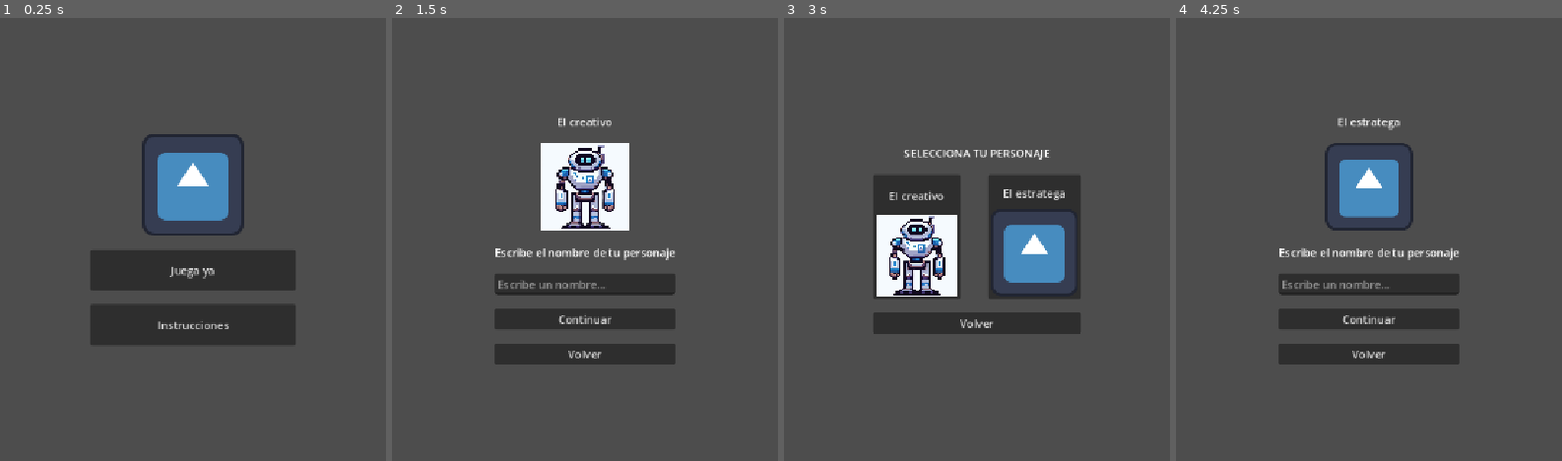
Above: before the commit, frames 1-4 (left to right).
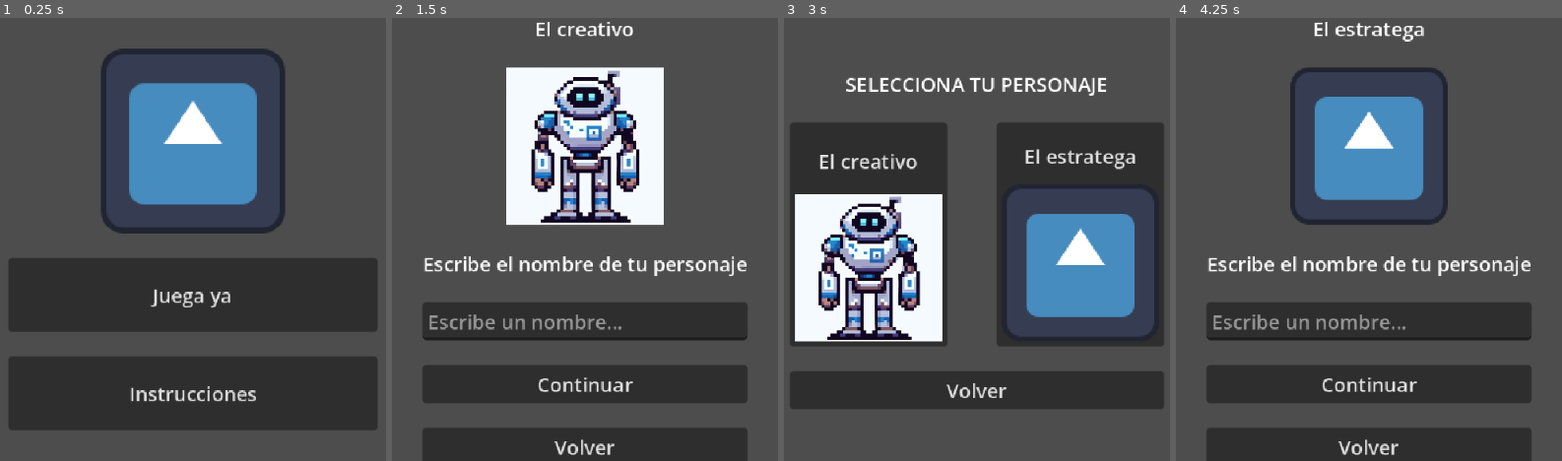
Above: after the commit, the same moments.

Repository: Laura26cal/UNlema
Game: Godot game, scene res://Scenes/main_menu.tscn
Same seed, same stepped clock (60 frames per second), same inputs: the game is played once before the commit and once after it. The engine's default icon, where the game draws it, is replaced by a stand-in: a white triangle on a blue panel in a dark square.
Inputs:
- Up to frame 1 (0.25 s): no input
- Up to frame 2 (1.5 s): click "Juega ya" at 0.5 s; click "El creativo" at 1.25 s
- Up to frame 3 (3 s): click "Continuar" at 2 s; click "Volver" at 2.75 s
- Up to frame 4 (4.25 s): click "El estratega" at 3.5 s

The runs differ from the first frame. In frame 1, 37% of the frame differs, in the area x 2-98%, y 6-93%; in frame 2, 38%; in frame 3, 46%, in the area x 1-99%, y 13-89%; in frame 4, 33%.

Commit message:
feat: conexión de animaciones del personaje
Conexión de las animaciones de Sherlock y configuración de la pantalla del proyecto.

Diff:
--- a/Scenes/Prueba.tscn
+++ b/Scenes/Prueba.tscn
@@ -42,13 +42,15 @@
 sources/4 = SubResource("TileSetAtlasSource_ckhxu")
 
 [node name="Prueba" type="Node2D" unique_id=363228480]
-scale = Vector2(2.5, 2.5)
 
 [node name="spawn" type="Marker2D" parent="." unique_id=799153419]
 position = Vector2(269, 166.5)
 
 [node name="Player" parent="." unique_id=2048675681 instance=ExtResource("1_bj1il")]
 position = Vector2(242, 190)
+
+[node name="Camera2D" type="Camera2D" parent="Player" unique_id=662076008]
+zoom = Vector2(2, 2)
 
 [node name="Libreta" parent="." unique_id=1231893705 instance=ExtResource("2_8qtaw")]
 visible = false
--- a/Scenes/player.tscn
+++ b/Scenes/player.tscn
@@ -1,106 +1,180 @@
 [gd_scene format=3 uid="uid://bfusjjvmogk41"]
 
 [ext_resource type="Script" uid="uid://dmvpu4uknhy0v" path="res://Scripts/player.gd" id="1_cvnsp"]
-[ext_resource type="Texture2D" uid="uid://bfpl77j3n7das" path="res://sherlock.png" id="2_3smsa"]
-[ext_resource type="Texture2D" uid="uid://broci3hfjmsih" path="res://Assets/player/npcEspecial.png" id="2_6t5aa"]
+[ext_resource type="Texture2D" uid="uid://de33pshltc436" path="res://Resources/Jugador/sherlock.png" id="2_x3wgy"]
 [ext_resource type="Script" uid="uid://ba8d6j3qlu5dx" path="res://Scripts/state_machine.gd" id="3_6t5aa"]
-[ext_resource type="Texture2D" uid="uid://b8kdymtqgrrjf" path="res://sherlock1.png" id="4_f1ek2"]
 [ext_resource type="Script" uid="uid://b4ie6dka3o4sy" path="res://Scripts/idle.gd" id="4_vgqql"]
 [ext_resource type="Script" uid="uid://bnw7wbccsq8pl" path="res://Scripts/walk.gd" id="5_fkybt"]
-[ext_resource type="Texture2D" uid="uid://b11t1tnvgpb5f" path="res://sherlock2.png" id="5_tx1dd"]
 [ext_resource type="Script" uid="uid://dem647cq8681y" path="res://Scripts/interactuar.gd" id="6_x3wgy"]
 
+[sub_resource type="AtlasTexture" id="AtlasTexture_8erm5"]
+atlas = ExtResource("2_x3wgy")
+region = Rect2(32, 96, 32, 32)
+
+[sub_resource type="AtlasTexture" id="AtlasTexture_f1ek2"]
+atlas = ExtResource("2_x3wgy")
+region = Rect2(64, 96, 32, 32)
+
+[sub_resource type="AtlasTexture" id="AtlasTexture_tx1dd"]
+atlas = ExtResource("2_x3wgy")
+region = Rect2(96, 96, 32, 32)
+
+[sub_resource type="AtlasTexture" id="AtlasTexture_3smsa"]
+atlas = ExtResource("2_x3wgy")
+region = Rect2(0, 96, 32, 32)
+
+[sub_resource type="AtlasTexture" id="AtlasTexture_pu2lt"]
+atlas = ExtResource("2_x3wgy")
+region = Rect2(32, 0, 32, 32)
+
+[sub_resource type="AtlasTexture" id="AtlasTexture_ukyrk"]
+atlas = ExtResource("2_x3wgy")
+region = Rect2(64, 0, 32, 32)
+
+[sub_resource type="AtlasTexture" id="AtlasTexture_7dp3o"]
+atlas = ExtResource("2_x3wgy")
+region = Rect2(96, 0, 32, 32)
+
+[sub_resource type="AtlasTexture" id="AtlasTexture_gymyn"]
+atlas = ExtResource("2_x3wgy")
+region = Rect2(0, 0, 32, 32)
+
+[sub_resource type="AtlasTexture" id="AtlasTexture_fd4e3"]
+atlas = ExtResource("2_x3wgy")
+region = Rect2(32, 32, 32, 32)
+
+[sub_resource type="AtlasTexture" id="AtlasTexture_qqcod"]
+atlas = ExtResource("2_x3wgy")
+region = Rect2(64, 32, 32, 32)
+
+[sub_resource type="AtlasTexture" id="AtlasTexture_igrcy"]
+atlas = ExtResource("2_x3wgy")
+region = Rect2(96, 32, 32, 32)
+
+[sub_resource type="AtlasTexture" id="AtlasTexture_h4iuc"]
+atlas = ExtResource("2_x3wgy")
+region = Rect2(0, 32, 32, 32)
+
+[sub_resource type="AtlasTexture" id="AtlasTexture_l6n3p"]
+atlas = ExtResource("2_x3wgy")
+region = Rect2(32, 64, 32, 32)
+
+[sub_resource type="AtlasTexture" id="AtlasTexture_olqyp"]
+atlas = ExtResource("2_x3wgy")
+region = Rect2(64, 64, 32, 32)
+
 [sub_resource type="AtlasTexture" id="AtlasTexture_wpjfl"]
-atlas = ExtResource("2_3smsa")
-region = Rect2(0, 0, 32, 32)
+atlas = ExtResource("2_x3wgy")
+region = Rect2(96, 64, 32, 32)
+
+[sub_resource type="AtlasTexture" id="AtlasTexture_fs7ks"]
+atlas = ExtResource("2_x3wgy")
+region = Rect2(0, 64, 32, 32)
 
 [sub_resource type="AtlasTexture" id="AtlasTexture_bi64h"]
-atlas = ExtResource("2_3smsa")
-region = Rect2(32, 0, 32, 32)
+atlas = ExtResource("2_x3wgy")
+region = Rect2(0, 224, 32, 32)
 
 [sub_resource type="AtlasTexture" id="AtlasTexture_2ijsl"]
-atlas = ExtResource("2_3smsa")
-region = Rect2(64, 0, 32, 32)
+atlas = ExtResource("2_x3wgy")
+region = Rect2(32, 224, 32, 32)
 
 [sub_resource type="AtlasTexture" id="AtlasTexture_p1odr"]
-atlas = ExtResource("2_3smsa")
-region = Rect2(96, 0, 32, 32)
-
-[sub_resource type="AtlasTexture" id="AtlasTexture_8erm5"]
-atlas = ExtResource("2_6t5aa")
-region = Rect2(0, 32, 32, 32)
-
-[sub_resource type="AtlasTexture" id="AtlasTexture_f1ek2"]
-atlas = ExtResource("2_6t5aa")
-region = Rect2(32, 32, 32, 32)
-
-[sub_resource type="AtlasTexture" id="AtlasTexture_tx1dd"]
-atlas = ExtResource("2_6t5aa")
-region = Rect2(64, 32, 32, 32)
-
-[sub_resource type="AtlasTexture" id="AtlasTexture_gymyn"]
-atlas = ExtResource("2_6t5aa")
-region = Rect2(96, 32, 32, 32)
-
-[sub_resource type="AtlasTexture" id="AtlasTexture_pu2lt"]
-atlas = ExtResource("4_f1ek2")
-region = Rect2(0, 0, 32, 32)
-
-[sub_resource type="AtlasTexture" id="AtlasTexture_ukyrk"]
-atlas = ExtResource("4_f1ek2")
-region = Rect2(32, 0, 32, 32)
-
-[sub_resource type="AtlasTexture" id="AtlasTexture_7dp3o"]
-atlas = ExtResource("4_f1ek2")
-region = Rect2(64, 0, 32, 32)
-
-[sub_resource type="AtlasTexture" id="AtlasTexture_h4iuc"]
-atlas = ExtResource("4_f1ek2")
-region = Rect2(96, 0, 32, 32)
-
-[sub_resource type="AtlasTexture" id="AtlasTexture_fd4e3"]
-atlas = ExtResource("2_6t5aa")
-region = Rect2(0, 96, 32, 32)
-
-[sub_resource type="AtlasTexture" id="AtlasTexture_qqcod"]
-atlas = ExtResource("2_6t5aa")
-region = Rect2(32, 96, 32, 32)
-
-[sub_resource type="AtlasTexture" id="AtlasTexture_igrcy"]
-atlas = ExtResource("2_6t5aa")
-region = Rect2(64, 96, 32, 32)
-
-[sub_resource type="AtlasTexture" id="AtlasTexture_fs7ks"]
-atlas = ExtResource("2_6t5aa")
-region = Rect2(96, 96, 32, 32)
-
-[sub_resource type="AtlasTexture" id="AtlasTexture_l6n3p"]
-atlas = ExtResource("5_tx1dd")
-region = Rect2(0, 0, 32, 32)
+atlas = ExtResource("2_x3wgy")
+region = Rect2(64, 224, 32, 32)
 
 [sub_resource type="AtlasTexture" id="AtlasTexture_0gysh"]
-atlas = ExtResource("5_tx1dd")
-region = Rect2(32, 0, 32, 32)
+atlas = ExtResource("2_x3wgy")
+region = Rect2(96, 224, 32, 32)
 
 [sub_resource type="AtlasTexture" id="AtlasTexture_vfarp"]
-atlas = ExtResource("5_tx1dd")
-region = Rect2(64, 0, 32, 32)
+atlas = ExtResource("2_x3wgy")
+region = Rect2(0, 128, 32, 32)
 
 [sub_resource type="AtlasTexture" id="AtlasTexture_y6uwr"]
-atlas = ExtResource("5_tx1dd")
-region = Rect2(96, 0, 32, 32)
-
-[sub_resource type="AtlasTexture" id="AtlasTexture_olqyp"]
-atlas = ExtResource("2_6t5aa")
-region = Rect2(32, 32, 32, 32)
+atlas = ExtResource("2_x3wgy")
+region = Rect2(32, 128, 32, 32)
+
+[sub_resource type="AtlasTexture" id="AtlasTexture_83xs0"]
+atlas = ExtResource("2_x3wgy")
+region = Rect2(64, 128, 32, 32)
+
+[sub_resource type="AtlasTexture" id="AtlasTexture_ypfnu"]
+atlas = ExtResource("2_x3wgy")
+region = Rect2(96, 128, 32, 32)
 
 [sub_resource type="SpriteFrames" id="SpriteFrames_0kj74"]
 animations = [{
 "frames": [{
 "duration": 1.0,
+"texture": SubResource("AtlasTexture_8erm5")
+}, {
+"duration": 1.0,
+"texture": SubResource("AtlasTexture_f1ek2")
+}, {
+"duration": 1.0,
+"texture": SubResource("AtlasTexture_tx1dd")
+}, {
+"duration": 1.0,
+"texture": SubResource("AtlasTexture_3smsa")
+}],
+"loop": 1,
+"name": &"1_caminar_abajo",
+"speed": 5.0
+}, {
+"frames": [{
+"duration": 1.0,
+"texture": SubResource("AtlasTexture_pu2lt")
+}, {
+"duration": 1.0,
+"texture": SubResource("AtlasTexture_ukyrk")
+}, {
+"duration": 1.0,
+"texture": SubResource("AtlasTexture_7dp3o")
+}, {
+"duration": 1.0,
+"texture": SubResource("AtlasTexture_gymyn")
+}],
+"loop": 1,
+"name": &"1_caminar_arriba",
+"speed": 5.0
+}, {
+"frames": [{
+"duration": 1.0,
+"texture": SubResource("AtlasTexture_fd4e3")
+}, {
+"duration": 1.0,
+"texture": SubResource("AtlasTexture_qqcod")
+}, {
+"duration": 1.0,
+"texture": SubResource("AtlasTexture_igrcy")
+}, {
+"duration": 1.0,
+"texture": SubResource("AtlasTexture_h4iuc")
+}],
+"loop": 1,
+"name": &"1_caminar_der",
+"speed": 5.0
+}, {
+"frames": [{
+"duration": 1.0,
+"texture": SubResource("AtlasTexture_l6n3p")
+}, {
+"duration": 1.0,
+"texture": SubResource("AtlasTexture_olqyp")
+}, {
+"duration": 1.0,
 "texture": SubResource("AtlasTexture_wpjfl")
 }, {
 "duration": 1.0,
+"texture": SubResource("AtlasTexture_fs7ks")
+}],
+"loop": 1,
+"name": &"1_caminar_izq",
+"speed": 5.0
+}, {
+"frames": [{
+"duration": 1.0,
 "texture": SubResource("AtlasTexture_bi64h")
 }, {
 "duration": 1.0,
@@ -108,82 +182,26 @@
 }, {
 "duration": 1.0,
 "texture": SubResource("AtlasTexture_p1odr")
-}],
-"loop": 1,
-"name": &"1_caminar_abajo",
-"speed": 5.0
-}, {
-"frames": [{
-"duration": 1.0,
-"texture": SubResource("AtlasTexture_8erm5")
-}, {
-"duration": 1.0,
-"texture": SubResource("AtlasTexture_f1ek2")
-}, {
-"duration": 1.0,
-"texture": SubResource("AtlasTexture_tx1dd")
-}, {
-"duration": 1.0,
-"texture": SubResource("AtlasTexture_gymyn")
-}],
-"loop": 1,
-"name": &"1_caminar_arriba",
-"speed": 5.0
-}, {
-"frames": [{
-"duration": 1.0,
-"texture": SubResource("AtlasTexture_pu2lt")
-}, {
-"duration": 1.0,
-"texture": SubResource("AtlasTexture_ukyrk")
-}, {
-"duration": 1.0,
-"texture": SubResource("AtlasTexture_7dp3o")
-}, {
-"duration": 1.0,
-"texture": SubResource("AtlasTexture_h4iuc")
-}],
-"loop": 1,
-"name": &"1_caminar_der",
-"speed": 5.0
-}, {
-"frames": [{
-"duration": 1.0,
-"texture": SubResource("AtlasTexture_fd4e3")
-}, {
-"duration": 1.0,
-"texture": SubResource("AtlasTexture_qqcod")
-}, {
-"duration": 1.0,
-"texture": SubResource("AtlasTexture_igrcy")
-}, {
-"duration": 1.0,
-"texture": SubResource("AtlasTexture_fs7ks")
-}],
-"loop": 1,
-"name": &"1_caminar_izq",
-"speed": 5.0
-}, {
-"frames": [{
-"duration": 1.0,
-"texture": SubResource("AtlasTexture_l6n3p")
 }, {
 "duration": 1.0,
 "texture": SubResource("AtlasTexture_0gysh")
-}, {
+}],
+"loop": 1,
+"name": &"1_quieto_abajo",
+"speed": 5.0
+}, {
+"frames": [{
 "duration": 1.0,
 "texture": SubResource("AtlasTexture_vfarp")
 }, {
 "duration": 1.0,
 "texture": SubResource("AtlasTexture_y6uwr")
-}],
-"loop": 1,
-"name": &"1_quieto_abajo",
-"speed": 5.0
-}, {
-"frames": [{
-"duration": 1.0,
-"texture": SubResource("AtlasTexture_olqyp")
+}, {
+"duration": 1.0,
+"texture": SubResource("AtlasTexture_83xs0")
+}, {
+"duration": 1.0,
+"texture": SubResource("AtlasTexture_ypfnu")
 }],
 "loop": 1,
 "name": &"1_quieto_arriba",
@@ -202,9 +220,7 @@
 
 [node name="AnimatedSprite2D" type="AnimatedSprite2D" parent="." unique_id=447794036]
 sprite_frames = SubResource("SpriteFrames_0kj74")
-animation = &"1_quieto_abajo"
-frame = 2
-frame_progress = 0.56875396
+animation = &"1_caminar_izq"
 
 [node name="CollisionShape2D" type="CollisionShape2D" parent="." unique_id=805500403]
 visible = false
--- a/project.godot
+++ b/project.godot
@@ -21,12 +21,22 @@
 
 [display]
 
+window/size/viewport_width=640
+window/size/viewport_height=360
+window/size/window_width_override=1280
+window/size/window_height_override=720
 window/stretch/mode="canvas_items"
-window/stretch/aspect="expand"
 
 [dotnet]
 
 project/assembly_name="UNlema"
+
+[file_customization]
+
+folder_colors={
+"res://Resources/": "green",
+"res://Scenes/": "red"
+}
 
 [input]
 
@@ -73,6 +83,7 @@
 
 [rendering]
 
+textures/canvas_textures/default_texture_filter=0
 rendering_device/driver.windows="d3d12"
 renderer/rendering_method="gl_compatibility"
 renderer/rendering_method.mobile="gl_compatibility"
Binary file added: Resources/Jugador/sherlock.png
Not shown, added: Resources/Jugador/sherlock.png.import
